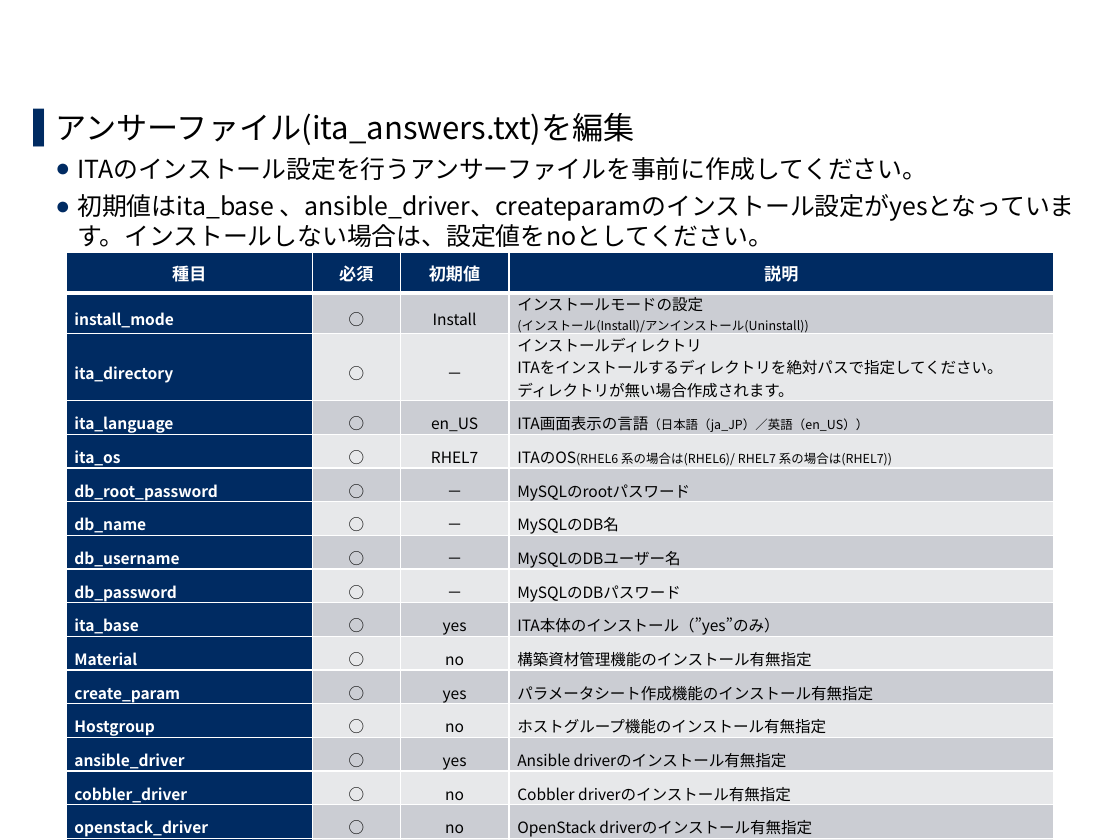
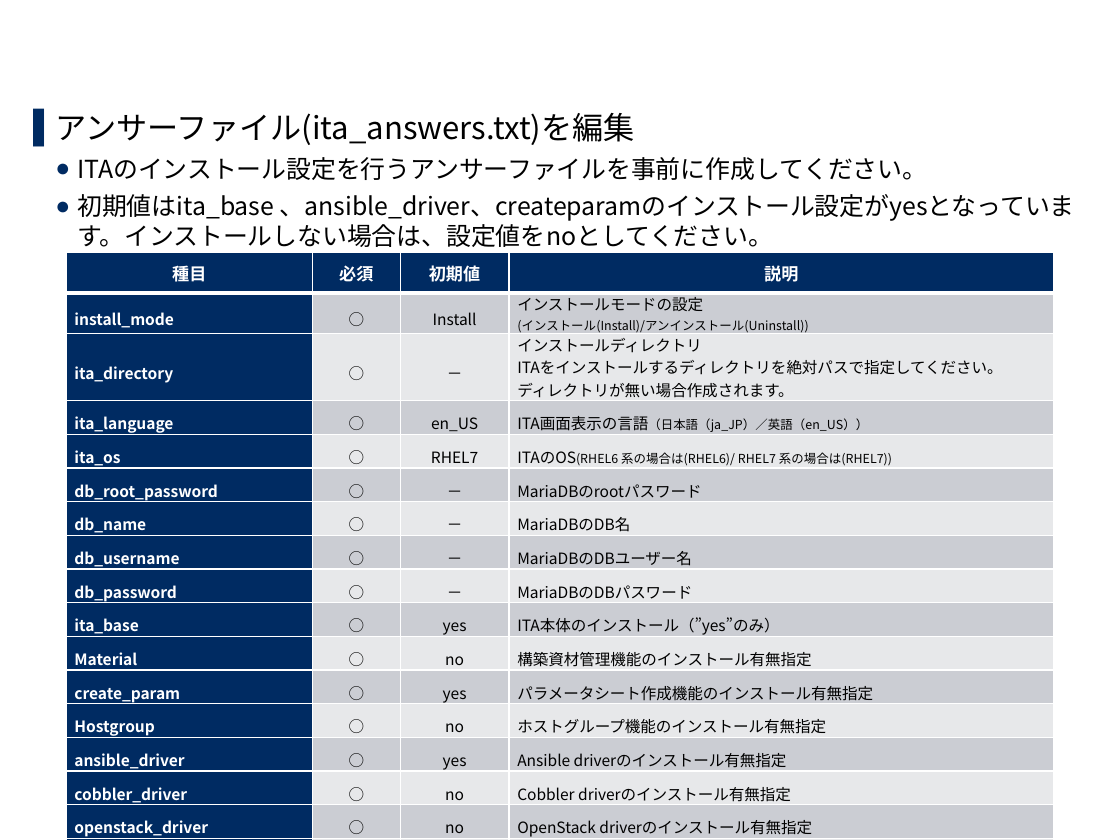
Before and after one commit to exastro-suite/it-automation-docs, a slide deck: slide 17 of asset/Learn_ja/ITA-offline-install_ja.pptx. Drawn at 1120x840 pixels with LibreOffice and Linux fonts; fonts in the diff are those of the drawing; background and template pictures are left out. Boxes give left, top, right and bottom in pixels: in the first picture for what was removed or moved away, otherwise in the second. Text is boxed around its words. In the diff, an @@ line names an element or a change of style, - is before the commit and + after.

```diff
--- a/asset/Learn_ja/ITA-offline-install_ja.pptx
+++ b/asset/Learn_ja/ITA-offline-install_ja.pptx
@@ table at (x1=66, y1=252, x2=1054, y2=840) @@
-row 6, column 4: MySQLのrootパスワード
+row 6, column 4: MariaDBのrootパスワード
-row 7, column 4: MySQLのDB名
+row 7, column 4: MariaDBのDB名
-row 8, column 4: MySQLのDBユーザー名
+row 8, column 4: MariaDBのDBユーザー名
-row 9, column 4: MySQLのDBパスワード
+row 9, column 4: MariaDBのDBパスワード
-row 18: ansibletower_driver | ○ | no | Ansibletower driverのインストール有無指定
```
Also in this commit, not shown: 7 other slides changed.
